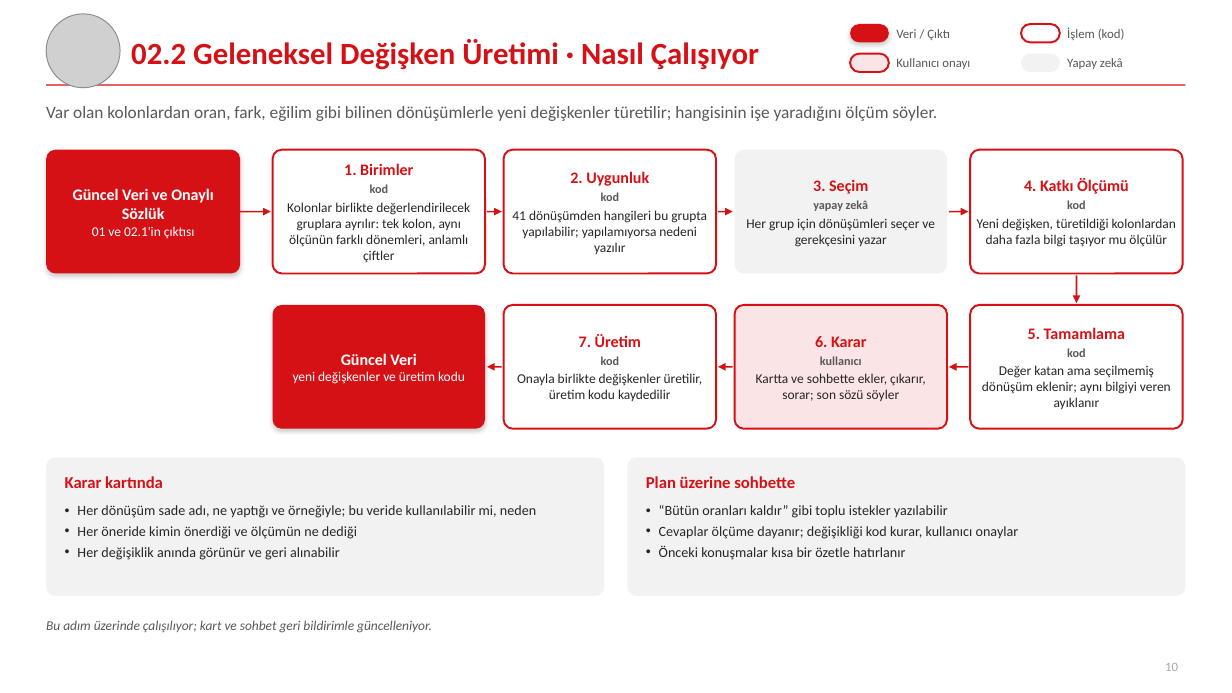
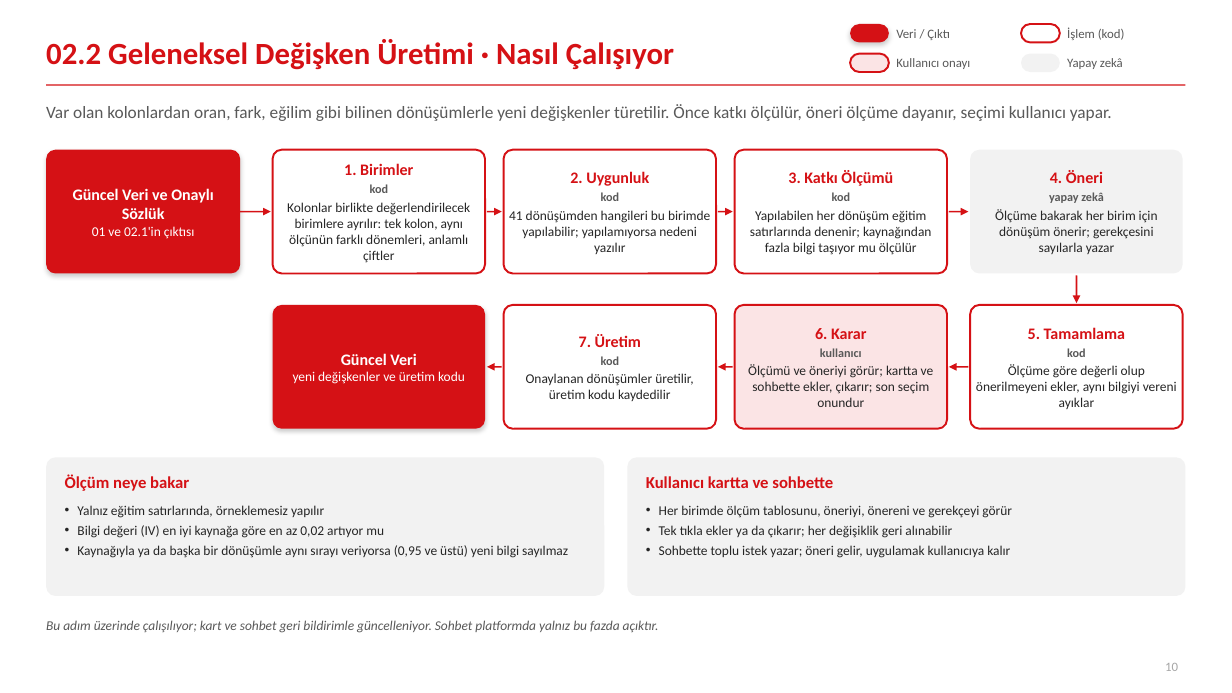
Before and after one commit to canmergen/amp, a slide deck: slide 10 of analitik_modelleme_platformu_GUNCEL/sunum/Akilli_Modelleme_Platformu_Sunum.pptx. Drawn at 1232x693 pixels with LibreOffice and Linux fonts; fonts in the diff are those of the drawing; grey boxes stand for pictures. Boxes give left, top, right and bottom in pixels: in the first picture for what was removed or moved away, otherwise in the second. Text is boxed around its words. In the diff, an @@ line names an element or a change of style, - is before the commit and + after.

```diff
--- a/analitik_modelleme_platformu_GUNCEL/sunum/Akilli_Modelleme_Platformu_Sunum.pptx
+++ b/analitik_modelleme_platformu_GUNCEL/sunum/Akilli_Modelleme_Platformu_Sunum.pptx
@@ title "02.2 Geleneksel Değişken Üretimi · ...": place and size @@
-title "02.2 Geleneksel Değişken Üretimi · ..." at box(131, 39, 759, 70)
+title "02.2 Geleneksel Değişken Üretimi · ..." at box(46, 39, 674, 70)
@@ picture removed at box(46, 14, 120, 88) @@
@@ text at box(46, 104, 1112, 121): text changed @@
-Var olan kolonlardan oran, fark, eğilim gibi bilinen dönüşümlerle yeni değişkenler türetilir; hangisinin işe yaradığını ölçüm söyler.
+Var olan kolonlardan oran, fark, eğilim gibi bilinen dönüşümlerle yeni değişkenler türetilir. Önce katkı ölçülür, öneri ölçüme dayanır, seçimi kullanıcı yapar.
@@ rounded rectangle at box(735, 150, 947, 274): fill #F2F2F2 to #FFFFFF; outline none to #D51115 1.5 pt @@
@@ rounded rectangle at box(970, 150, 1183, 274): fill #FFFFFF to #F2F2F2; outline #D51115 1.5 pt to none @@
@@ text at box(995, 171, 1158, 254): text changed @@
-4. Katkı Ölçümü
-kod
-Yeni değişken, türetildiği kolonlardan daha fazla bilgi taşıyor mu ölçülür
+4. Öneri
+yapay zekâ
+Ölçüme bakarak her birim için dönüşüm önerir; gerekçesini sayılarla yazar
@@ text at box(287, 202, 470, 263): text changed @@
-Kolonlar birlikte değerlendirilecek gruplara ayrılır: tek kolon, aynı ölçünün farklı dönemleri, anlamlı çiftler
+Kolonlar birlikte değerlendirilecek birimlere ayrılır: tek kolon, aynı ölçünün farklı dönemleri, anlamlı çiftler
@@ text at box(750, 192, 931, 255): text changed @@
-3. Seçim
-yapay zekâ
-Her grup için dönüşümleri seçer ve gerekçesini yazar
+3. Katkı Ölçümü
+kod
+Yapılabilen her dönüşüm eğitim satırlarında denenir; kaynağından fazla bilgi taşıyor mu ölçülür
@@ text at box(509, 210, 710, 254): text changed @@
-41 dönüşümden hangileri bu grupta yapılabilir; yapılamıyorsa nedeni yazılır
+41 dönüşümden hangileri bu birimde yapılabilir; yapılamıyorsa nedeni yazılır
@@ text at box(526, 373, 694, 401): text changed @@
-Onayla birlikte değişkenler üretilir, üretim kodu kaydedilir
+Onaylanan dönüşümler üretilir, üretim kodu kaydedilir
@@ text at box(748, 364, 934, 407): text changed @@
-Kartta ve sohbette ekler, çıkarır, sorar; son sözü söyler
+Ölçümü ve öneriyi görür; kartta ve sohbette ekler, çıkarır; son seçim onundur
@@ text at box(976, 364, 1177, 409): text changed @@
-Değer katan ama seçilmemiş dönüşüm eklenir; aynı bilgiyi veren ayıklanır
+Ölçüme göre değerli olup önerilmeyeni ekler, aynı bilgiyi vereni ayıklar
@@ text at box(65, 475, 189, 491): text changed @@
-Karar kartında
+Ölçüm neye bakar
@@ text at box(646, 476, 833, 488): text changed @@
-Plan üzerine sohbette
+Kullanıcı kartta ve sohbette
@@ text at box(77, 505, 568, 558): text changed; size 11 to 10.5 pt @@
-• Her dönüşüm sade adı, ne yaptığı ve örneğiyle; bu veride kullanılabilir mi, neden
-• Her öneride kimin önerdiği ve ölçümün ne dediği
-• Her değişiklik anında görünür ve geri alınabilir
+• Yalnız eğitim satırlarında, örneklemesiz yapılır
+• Bilgi değeri (IV) en iyi kaynağa göre en az 0,02 artıyor mu
+• Kaynağıyla ya da başka bir dönüşümle aynı sırayı veriyorsa (0,95 ve üstü) yeni bilgi sayılmaz
@@ text at box(659, 505, 1012, 558): text changed; size 11 to 10.5 pt @@
-• “Bütün oranları kaldır” gibi toplu istekler yazılabilir
-• Cevaplar ölçüme dayanır; değişikliği kod kurar, kullanıcı onaylar
-• Önceki konuşmalar kısa bir özetle hatırlanır
+• Her birimde ölçüm tablosunu, öneriyi, önereni ve gerekçeyi görür
+• Tek tıkla ekler ya da çıkarır; her değişiklik geri alınabilir
+• Sohbette toplu istek yazar; öneri gelir, uygulamak kullanıcıya kalır
@@ text at box(46, 620, 659, 633): text changed @@
-Bu adım üzerinde çalışılıyor; kart ve sohbet geri bildirimle güncelleniyor.
+Bu adım üzerinde çalışılıyor; kart ve sohbet geri bildirimle güncelleniyor. Sohbet platformda yalnız bu fazda açıktır.
```
Also in this commit, not shown: 13 other slides changed, 1 other file.
